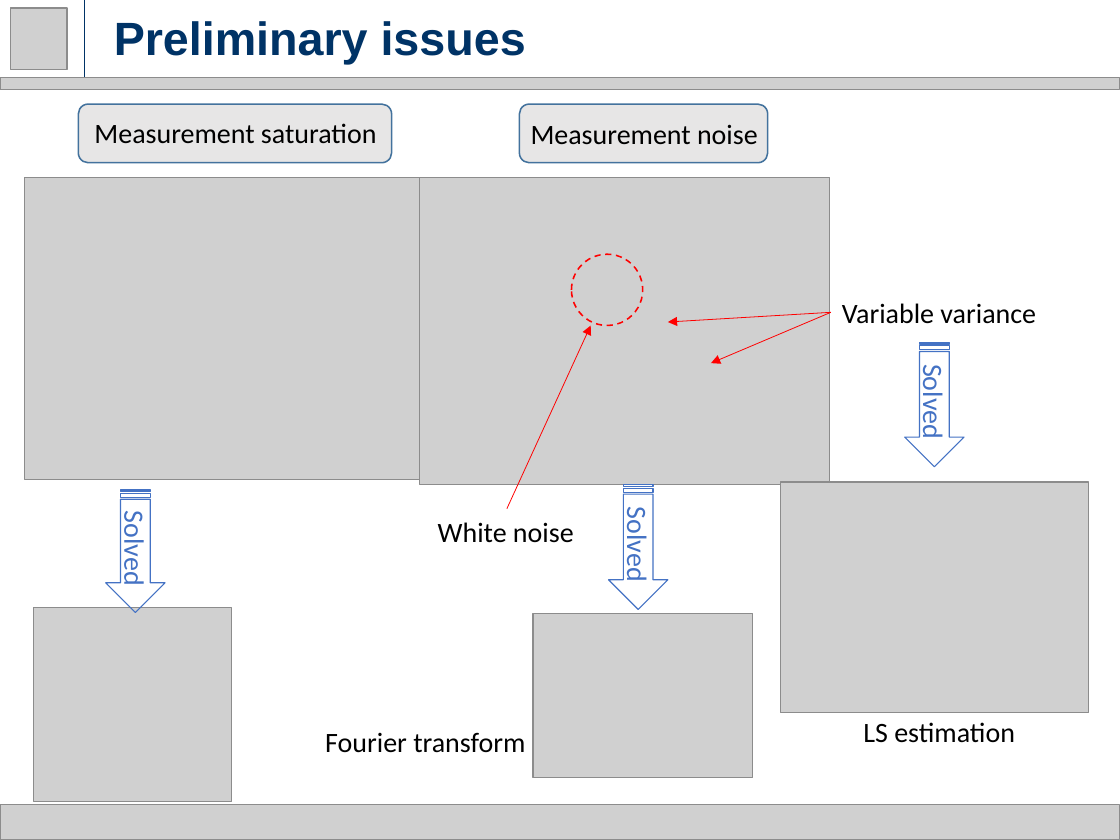
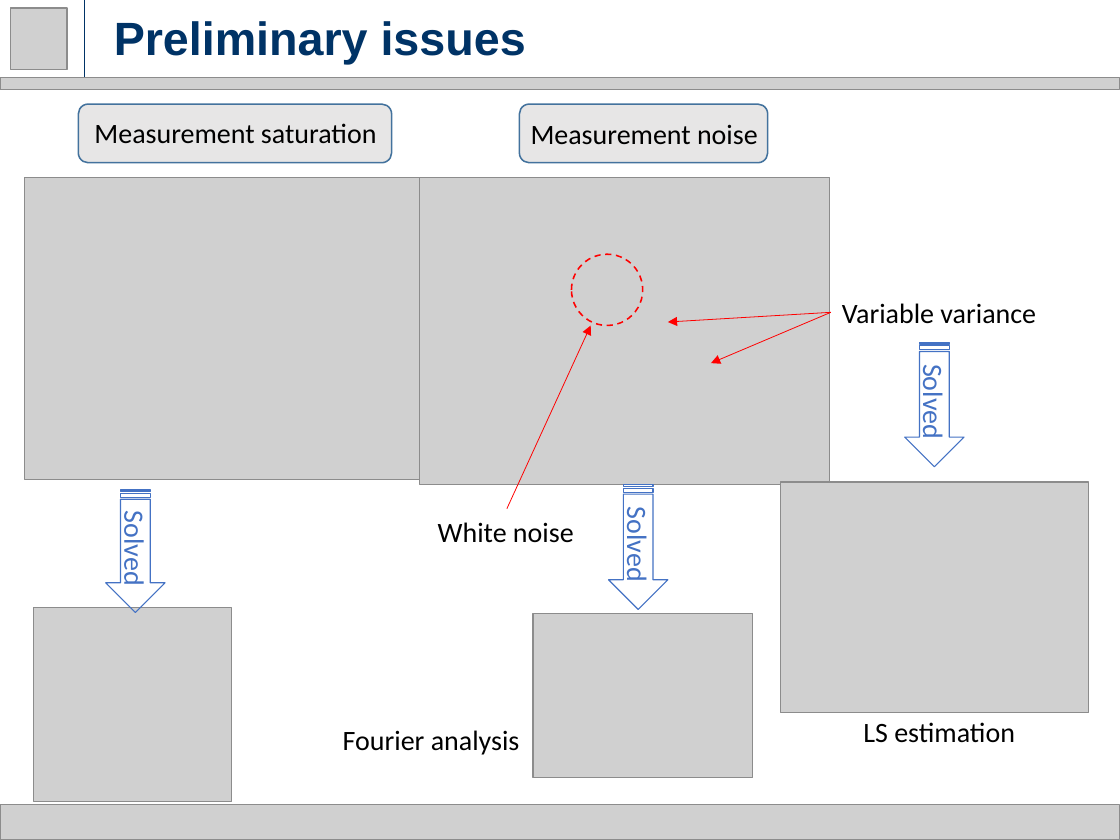
Before and after one commit to rssalessio/Control-Linear-Vibrations, a slide deck: slide 3 of finalPresentation/Part 1/Part1.pptx. Drawn at 1120x840 pixels with LibreOffice and Linux fonts; fonts in the diff are those of the drawing; grey boxes stand for pictures. Boxes give left, top, right and bottom in pixels: in the first picture for what was removed or moved away, otherwise in the second. Text is boxed around its words. In the diff, an @@ line names an element or a change of style, - is before the commit and + after.

```diff
--- a/finalPresentation/Part 1/Part1.pptx
+++ b/finalPresentation/Part 1/Part1.pptx
@@ text at [343,730,520,755]: text changed @@
-Fourier transform
+Fourier analysis
```
Also in this commit, not shown: 7 other slides changed.
